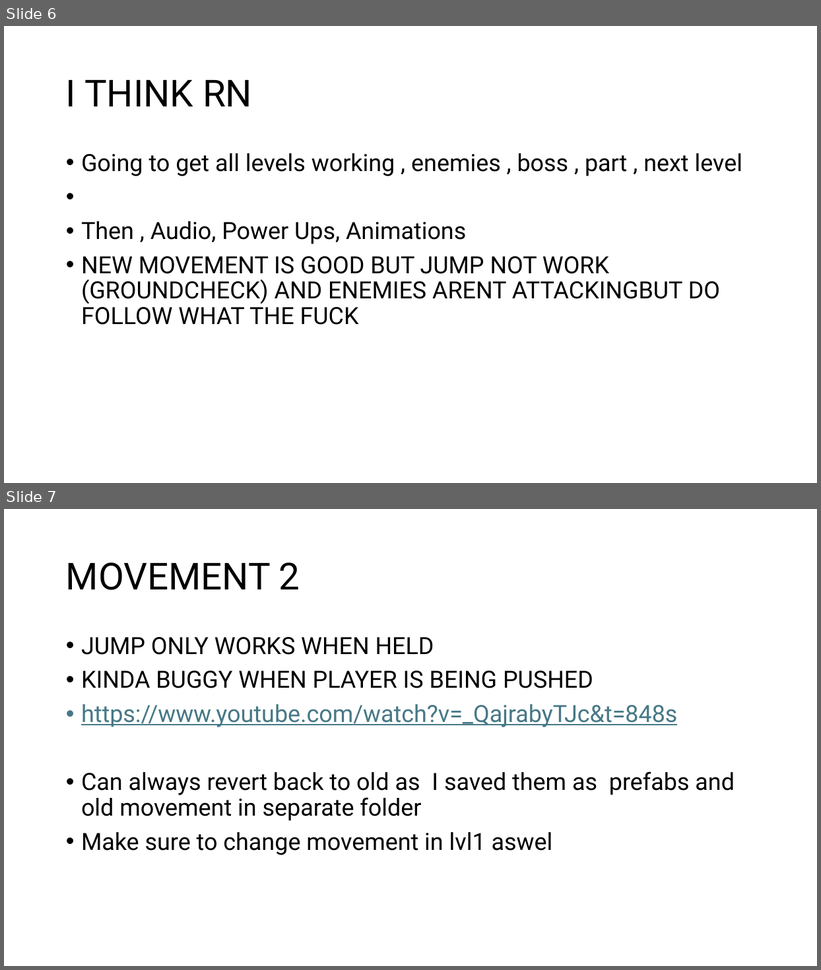
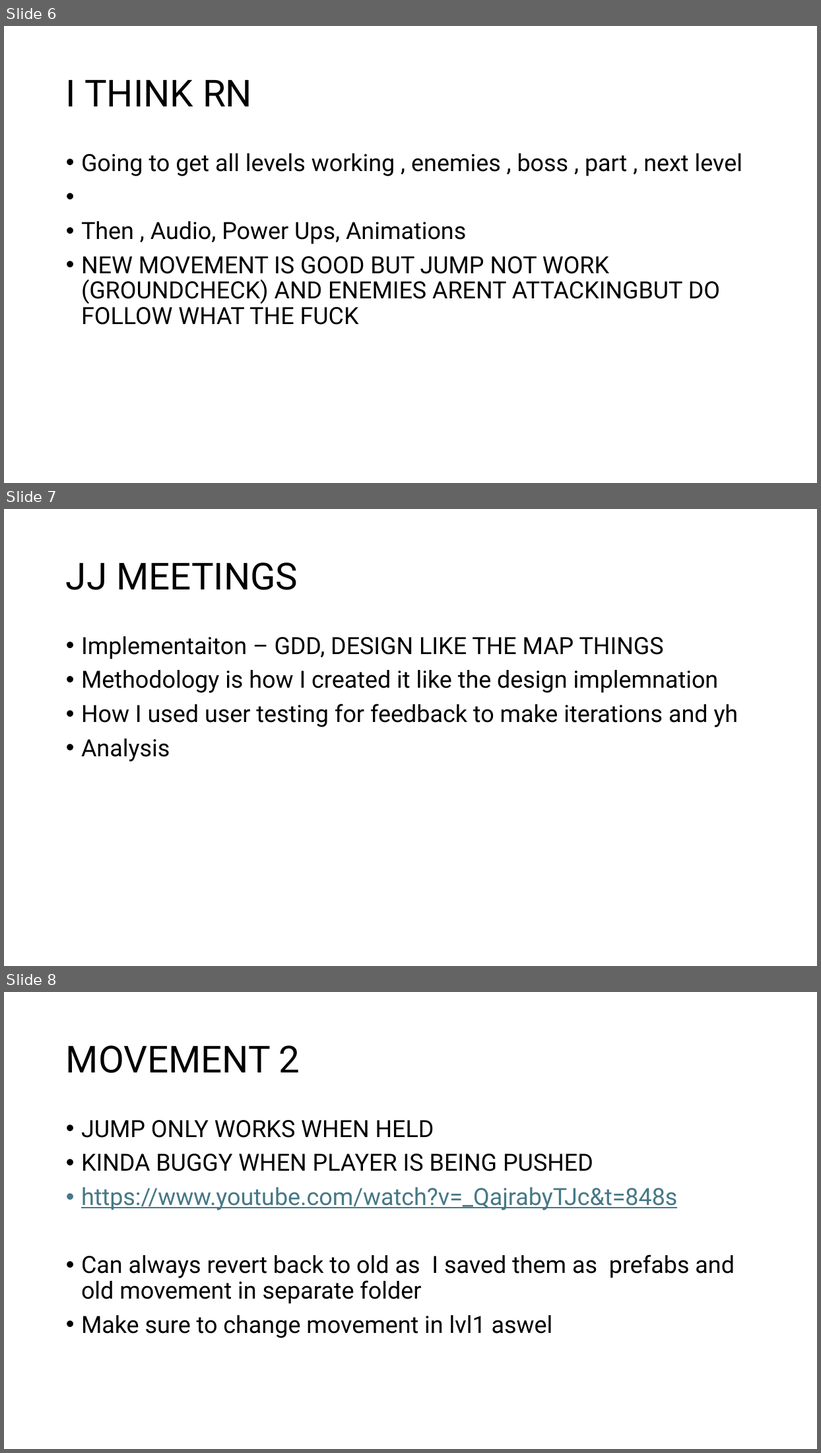
Before and after one commit to Mdot5596/Timeline-Takedown, a slide deck: Documentation/Report/Documentationofstuff.pptx. Shown one above the other, each under a label of ours: slides 6 and 7 before the commit, slides 6, 7 and 8 after it. The pictures are 821x970 and 821x1453 pixels, drawn with LibreOffice and Linux fonts; fonts in the diff are those of the drawing. Boxes give left, top, right and bottom in pixels: in the first picture for what was removed or moved away, otherwise in the second. Text is boxed around its words. In the diff, an @@ line names an element or a change of style, - is before the commit and + after.

Commit message:
Poster Final Draft 1

```diff
--- a/Documentation/Report/Documentationofstuff.pptx
+++ b/Documentation/Report/Documentationofstuff.pptx
@@ slide 7 added at (4, 509, 817, 966), background #FFFFFF @@
@@ title added at (66, 562, 298, 590), 44 pt, text #000000 @@
+JJ MEETINGS
@@ text added at (81, 636, 739, 762), 28 pt, text #000000 @@
+• Implementaiton – GDD, DESIGN LIKE THE MAP THINGS
+• Methodology is how I created it like the design implemnation
+• How I used user testing for feedback to make iterations and yh
+• Analysis
@@ what was slide 7 is now slide 8 @@
```
Also in this commit, not shown: 24 other files.
